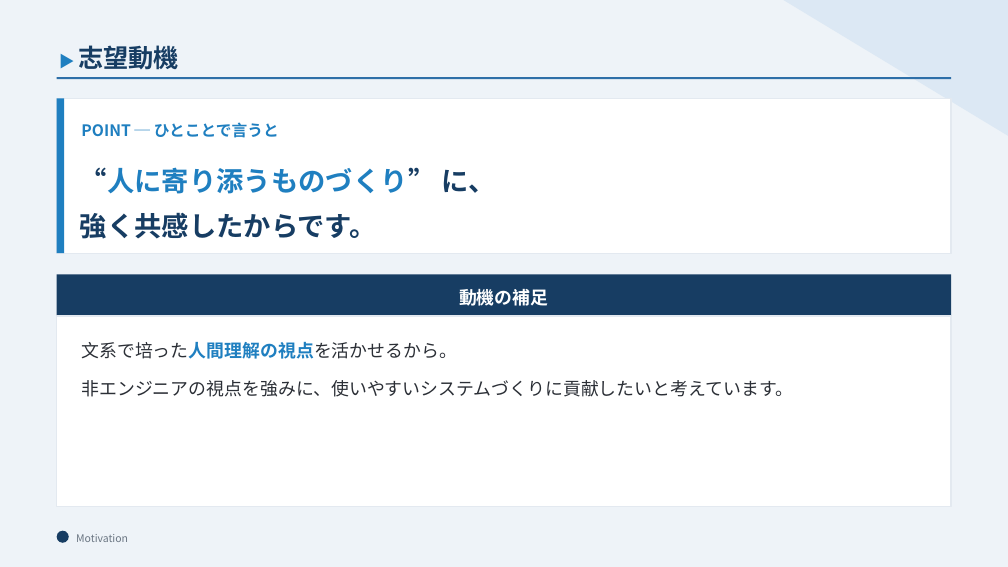
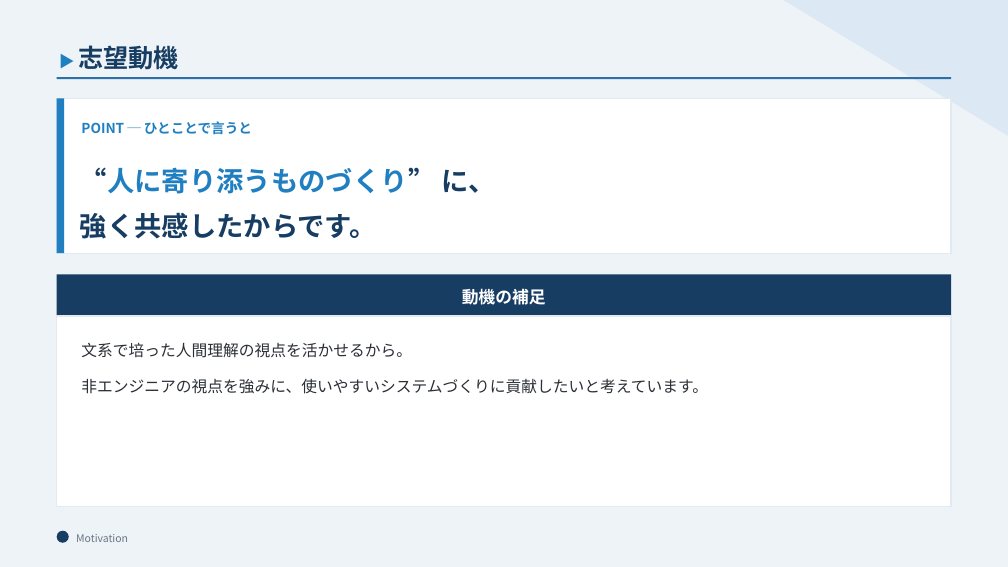
Before and after one commit to Yokochi513/Procson, a slide deck: slide 2 of recruitment-slides/es-slides.pptx. Drawn at 1008x567 pixels with LibreOffice and Linux fonts; fonts in the diff are those of the drawing. Boxes give left, top, right and bottom in pixels: in the first picture for what was removed or moved away, otherwise in the second. Text is boxed around its words. In the diff, an @@ line names an element or a change of style, - is before the commit and + after.

```diff
--- a/recruitment-slides/es-slides.pptx
+++ b/recruitment-slides/es-slides.pptx
@@ text "POINT ─ ひとことで言うと" at (81,121,252,135): size 15 to 13 pt @@
@@ text "動機の補足" at (462,289,546,305): size 17 to 16 pt @@
@@ text "文系で培った人間理解の視点を活かせるから。" at (81,342,708,394): size 17 to 15 pt; text colour #1F7FC0 to #2B2F36, bold off in "文系で培った人間理解の視点を活かせるから。"; line spacing 1.4 to 1.5 @@
```
Also in this commit, not shown: 2 other slides changed, 1 other file.
